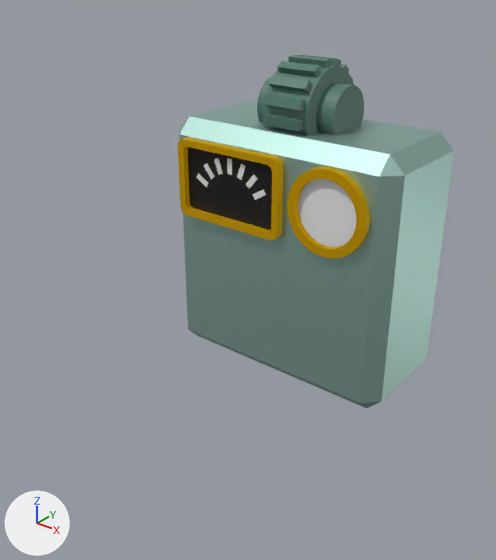
An edit to the glTF model dist/boss-battle.gltf, drawn before and after from the same camera.
One viewpoint serves both versions: a 50 mm camera at (28.7, -26.3, 20.8) aimed at (-1.3, 11.2, -2.5). Arrows for +X, +Y and +Z are at lower left; the lights stay in place. Where no turn or scale is listed for an object, it has been applied to the vertices.

Before the edit, the objects in view are built like this:
```python
me_cylinder_002 = bpy.data.meshes.new('Cylinder.002')
me_cylinder_002.from_pydata(...)  # 861 vertices, 1738 faces; spans x -10.0..10.0, y 11.4..22.0, z -15.9..8.9
# faces by material slot: [54, 598, 22, 44, 1020]
me_cylinder_002.materials.append(mat_metal)  # cyan #adcfc7
me_cylinder_002.materials.append(mat_edges)  # yellow #e7bd13
me_cylinder_002.materials.append(mat_black_back)  # black #000000
me_cylinder_002.materials.append(mat_white_back)  # white #e7e7e7
me_cylinder_002.materials.append(mat_gear)  # dark green #537a6e
ob_neck = bpy.data.objects.new('neck', me_cylinder_002)
ob_neck.location = (0.0, 0.0, 4.75)
```
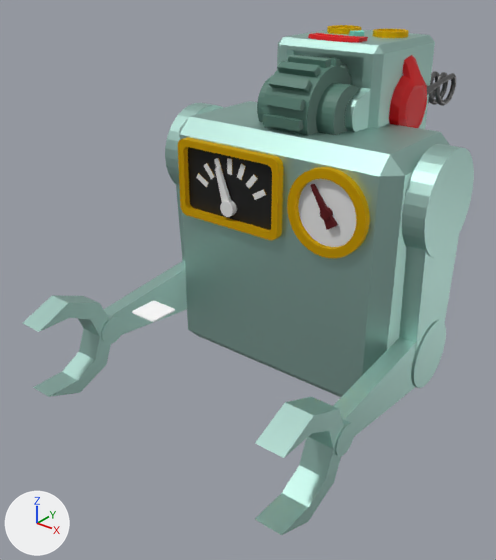
Where the change shows, as pixel boxes (x1, y1, x2, y2) in the pictures (496 x 560 px):
'Cylinder.005', added (cyan)
    after: (399, 144, 474, 354)
'head', added
    after: (277, 25, 435, 132)
'Cylinder', added
    after: (255, 397, 344, 535)
'Cylinder.006', added
    after: (333, 320, 446, 457)
'Cylinder.002', added (cyan)
    after: (23, 295, 111, 397)
'Cylinder.004', added
    after: (101, 261, 187, 344)
'phones', added (red)
    after: (389, 55, 456, 128)
'Cylinder.003', added
    after: (165, 103, 223, 261)
'Plane', added
    after: (132, 301, 175, 322)
'neck.001', added
    after: (215, 167, 237, 217)
'neck.003', added (red)
    after: (310, 184, 338, 230)
'head.001', added
    after: (308, 33, 368, 42)

The change, as a diff of the scene's bpy script:
```diff
--- a/dist/boss-battle.gltf.py
+++ b/dist/boss-battle.gltf.py
@@ ob_plane @@
+ob_plane = bpy.data.objects.new('Plane', me_plane)  # 48 vertices, 92 faces; spans x -1.0..1.0, y -1.0..1.0, z -0.07..0.0; in mat_material_002 (white #ffffff)
+ob_plane.location = (0.0, 0.0, 0.0)
@@ ob_neck_001 @@
+ob_neck_001 = bpy.data.objects.new('neck.001', me_cylinder_014)  # 92 vertices, 176 faces; spans x -5.4..-3.64, y 11.45..12.01, z 0.87..4.56; in mat_white_back (white #e7e7e7)
+ob_neck_001.location = (0.67, 0.0, 1.25)
@@ ob_neck_003 @@
+ob_neck_003 = bpy.data.objects.new('neck.003', me_cylinder_016)  # 96 vertices, 184 faces; spans x -1.29..0.94, y -0.26..0.26, z -1.11..1.88; in mat_arrow (dark red #570008)
+ob_neck_003.location = (5.18, 11.72, 4.33)
@@ ob_cylinder_003 @@
+ob_cylinder_003 = bpy.data.objects.new('Cylinder.003', me_cylinder_010)  # 72 vertices, 136 faces; spans x -11.7..-10.1, y 13.2..20.8, z -6.7..8.8; in mat_metal (cyan #adcfc7)
+ob_cylinder_003.location = (0.0, 0.0, 0.0)
@@ ob_cylinder_004 @@
+ob_cylinder_004 = bpy.data.objects.new('Cylinder.004', me_cylinder_011)  # 136 vertices, 260 faces; spans x -12.0..-9.8, y 3.3..19.7, z -9.7..-4.3; in mat_metal (cyan #adcfc7)
+ob_cylinder_004.location = (0.0, 0.0, 0.0)
@@ ob_cylinder_002 @@
+ob_cylinder_002 = bpy.data.objects.new('Cylinder.002', me_cylinder_009)  # 24 vertices, 44 faces; spans x -11.87..-9.87, y -2.15..4.68, z -11.0..-3.0; in mat_metal (cyan #adcfc7)
+ob_cylinder_002.location = (0.0, 0.0, 0.0)
@@ ob_cylinder_005 @@
+ob_cylinder_005 = bpy.data.objects.new('Cylinder.005', me_cylinder_012)  # 72 vertices, 136 faces; spans x 10.1..11.7, y 13.2..20.8, z -6.7..8.8; in mat_metal (cyan #adcfc7)
+ob_cylinder_005.location = (0.0, 0.0, 0.0)
@@ ob_cylinder_006 @@
+ob_cylinder_006 = bpy.data.objects.new('Cylinder.006', me_cylinder_013)  # 136 vertices, 260 faces; spans x 9.8..12.0, y 3.3..19.7, z -9.7..-4.3; in mat_metal (cyan #adcfc7)
+ob_cylinder_006.location = (0.0, 0.0, 0.0)
@@ ob_cylinder @@
+ob_cylinder = bpy.data.objects.new('Cylinder', me_cylinder_008)  # 24 vertices, 44 faces; spans x 9.87..11.87, y -2.15..4.68, z -11.0..-3.0; in mat_metal (cyan #adcfc7)
+ob_cylinder.location = (0.0, 0.0, 0.0)
@@ ob_head @@
+ob_head = bpy.data.objects.new('head', me_cube_001)  # 520 vertices, 1024 faces; spans x -4.64..4.64, y 7.11..18.51, z -21.64..-11.95; in mat_metal (cyan #adcfc7), mat_meatl (cyan #7fe7d2), mat_edges (yellow #e7bd13), mat_material (white #e7e7e7), mat_black_back (black #000000)
+ob_head.location = (0.0, 9.33, 26.87)
@@ ob_phones @@
+ob_phones = bpy.data.objects.new('phones', me_cube_007)  # 1862 vertices, 3700 faces; spans x -5.56..5.56, y -2.61..8.76, z -2.62..3.94; in mat_ears (red #e70006), mat_spiral (grey #797979)
+ob_phones.location = (0.0, 23.2, 9.71)
@@ ob_head_001 @@
+ob_head_001 = bpy.data.objects.new('head.001', me_cube_006)  # 40 vertices, 76 faces; spans x -2.19..2.19, y -0.83..0.87, z -0.14..0.17; in mat_ears (red #e70006), mat_material (white #e7e7e7)
+ob_head_001.location = (0.0, 20.11, 14.62)
```
